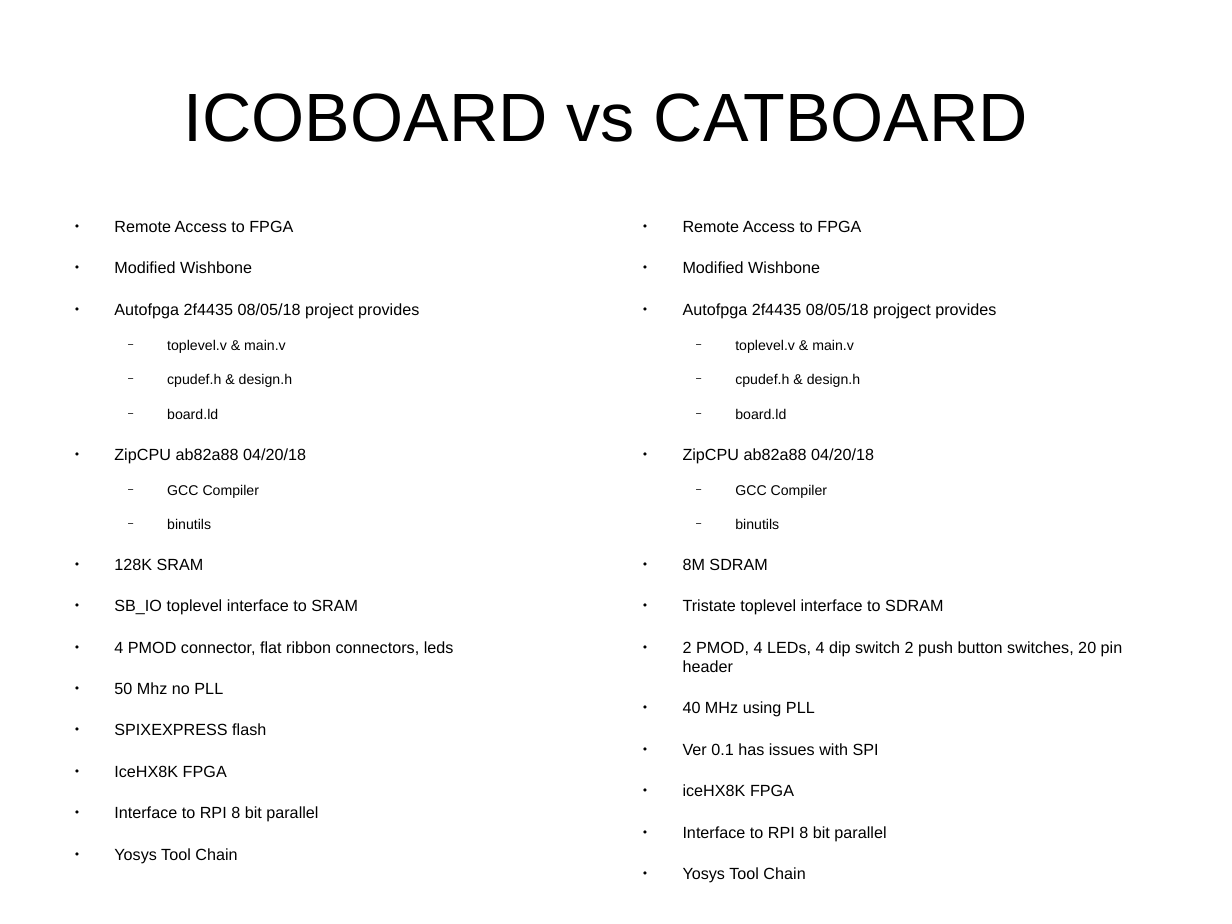
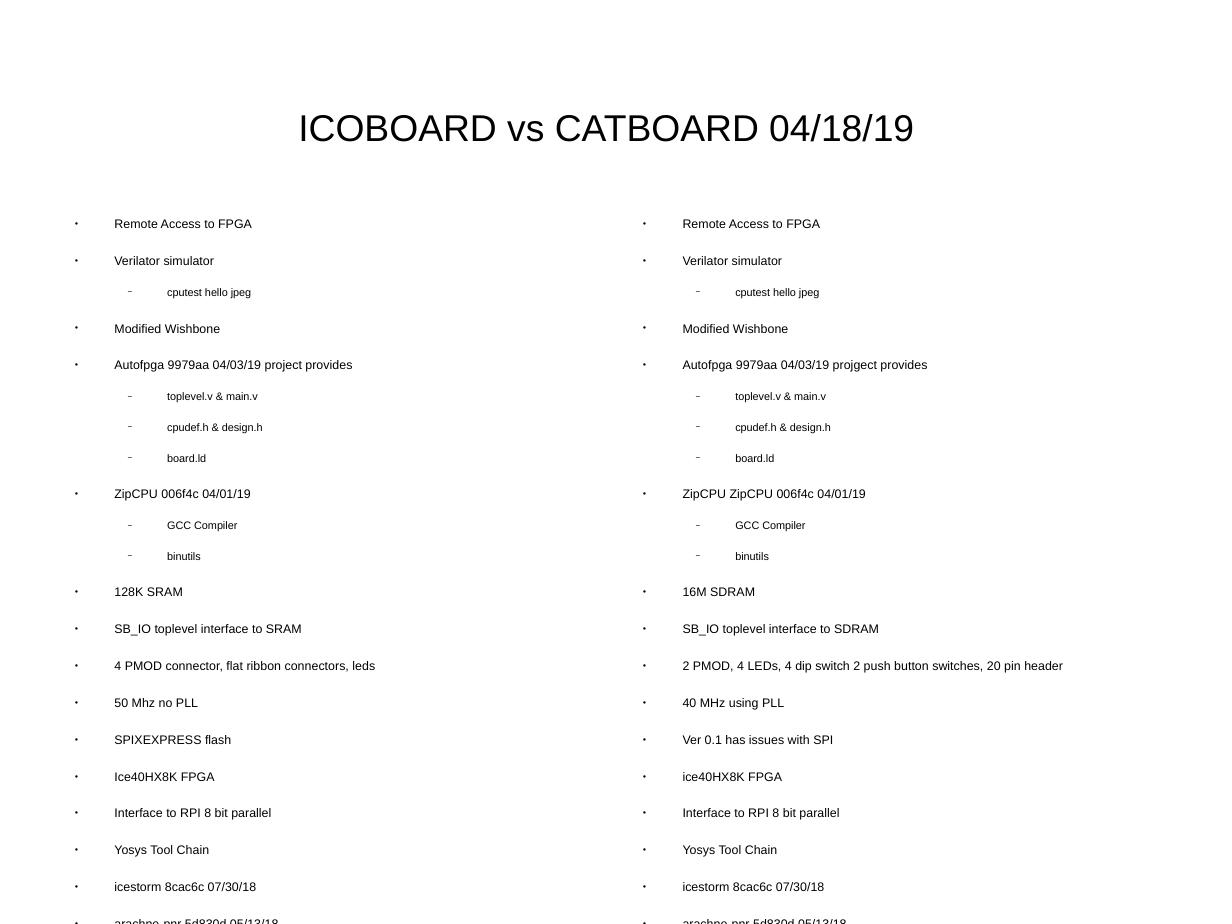
Before and after one commit to develone/catzip, a slide deck: slide 1 of doc/ico_cat.odp. Drawn at 1232x924 pixels with LibreOffice and Linux fonts; fonts in the diff are those of the drawing. Boxes give left, top, right and bottom in pixels: in the first picture for what was removed or moved away, otherwise in the second. Text is boxed around its words. In the diff, an @@ line names an element or a change of style, - is before the commit and + after.

```diff
--- a/doc/ico_cat.odp
+++ b/doc/ico_cat.odp
@@ title at (x1=298, y1=114, x2=914, y2=142): text changed; size 44 to 24 pt @@
-ICOBOARD vs CATBOARD
+ICOBOARD vs CATBOARD 04/18/19
@@ text at (x1=114, y1=219, x2=375, y2=857): size 10.4 to 8 pt in "Remote Access to FPGA", "Modified Wishbone", "128K SRAM", "SB_IO toplevel interface to SRAM" and 5 more places; size 9.1 to 7 pt in "toplevel.v & main.v", "cpudef.h & design.h", "board.ld", "GCC Compiler" and 1 more places @@
@@ text at (x1=683, y1=219, x2=1063, y2=857): size 10.4 to 8 pt in "Remote Access to FPGA", "Modified Wishbone", "2 PMOD, 4 LEDs, 4 dip switch ...", "40 MHz using PLL" and 3 more places; size 9.1 to 7 pt in "toplevel.v & main.v", "cpudef.h & design.h", "board.ld", "GCC Compiler" and 1 more places @@
@@ text at (x1=114, y1=256, x2=251, y2=299): paragraphs added @@
+● Verilator simulator
+  − cputest hello jpeg
@@ text at (x1=683, y1=256, x2=819, y2=299): paragraphs added @@
+● Verilator simulator
+  − cputest hello jpeg
@@ text at (x1=114, y1=360, x2=352, y2=372): text changed; size 10.4 to 8 pt @@
-● Autofpga 2f4435 08/05/18 project provides
+● Autofpga 9979aa 04/03/19 project provides
@@ text at (x1=683, y1=360, x2=927, y2=372): text changed; size 10.4 to 8 pt @@
-● Autofpga 2f4435 08/05/18 projgect provides
+● Autofpga 9979aa 04/03/19 projgect provides
@@ text at (x1=114, y1=489, x2=250, y2=501): text changed; size 10.4 to 8 pt @@
-● ZipCPU ab82a88 04/20/18
+● ZipCPU 006f4c 04/01/19
@@ text at (x1=683, y1=489, x2=865, y2=501): text changed; size 10.4 to 8 pt @@
-● ZipCPU ab82a88 04/20/18
+● ZipCPU ZipCPU 006f4c 04/01/19
@@ text at (x1=683, y1=587, x2=879, y2=636): text changed; size 10.4 to 8 pt @@
-● 8M SDRAM
-● Tristate toplevel interface to SDRAM
+● 16M SDRAM
+● SB_IO toplevel interface to SDRAM
@@ text at (x1=114, y1=772, x2=215, y2=781): text changed; size 10.4 to 8 pt @@
-● IceHX8K FPGA
+● Ice40HX8K FPGA
@@ text at (x1=683, y1=772, x2=782, y2=781): text changed; size 10.4 to 8 pt @@
-● iceHX8K FPGA
+● ice40HX8K FPGA
@@ text at (x1=114, y1=882, x2=256, y2=891): paragraphs added @@
+● icestorm 8cac6c 07/30/18
+● arachne-pnr 5d830d 05/13/18
+● yosys e27569 07/22/18
@@ text at (x1=683, y1=882, x2=824, y2=891): paragraphs added @@
+● icestorm 8cac6c 07/30/18
+● arachne-pnr 5d830d 05/13/18
+● yosys e27569 07/22/18
```
Also in this commit, not shown: 2 other files.
